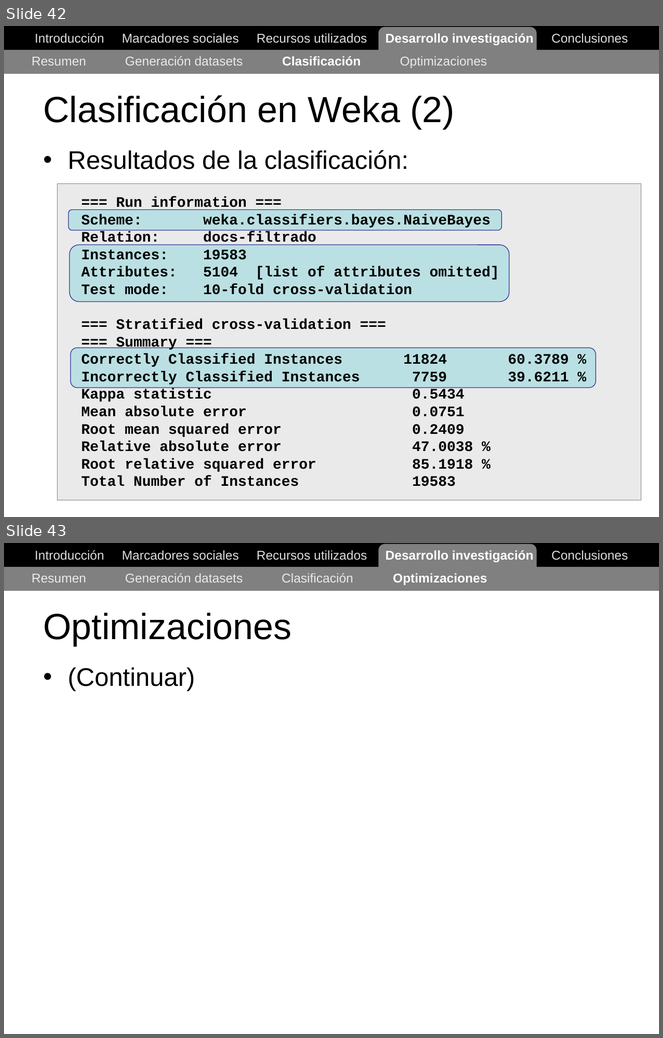
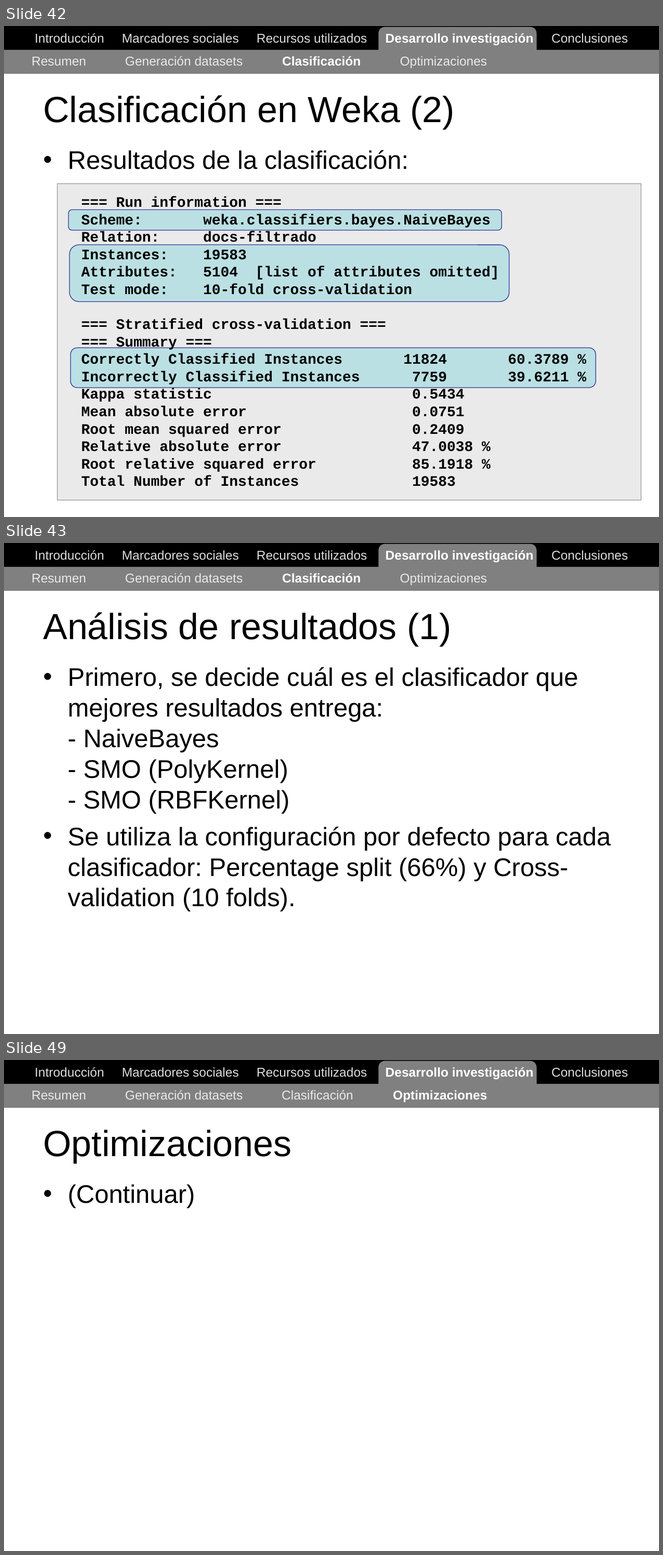
Before and after one commit to ak907kenai/nicotournetesis, a slide deck: docs_trunk/Nicolás Tourné - Presentación Tesis (v1).ppt. Shown one above the other, each under a label of ours: slides 42 and 43 before the commit, slides 42, 43 and 49 after it; the slides between them are not shown. The pictures are 663x1038 and 663x1555 pixels, drawn with LibreOffice and Linux fonts; fonts in the diff are those of the drawing. Boxes give left, top, right and bottom in pixels: in the first picture for what was removed or moved away, otherwise in the second. Text is boxed around its words. In the diff, an @@ line names an element or a change of style, - is before the commit and + after.

```diff
--- a/docs_trunk/Nicolás Tourné - Presentación Tesis (v1).ppt
+++ b/docs_trunk/Nicolás Tourné - Presentación Tesis (v1).ppt
@@ slide 43 added at [4,543,659,1034], background #FFFFFF @@
@@ rectangle added at [4,543,659,566], fill #000000, outline #000000 0.74 pt @@
@@ text added at [35,550,628,562], 14 pt, text #DDDDDD @@
+Introducción Marcadores sociales Recursos utilizados Desarrollo investigación Conclusiones
@@ rounded rectangle added at [379,544,536,583], fill #808080 @@
@@ rectangle added at [4,566,659,590], fill #808080 @@
@@ text added at [32,573,488,585], 14 pt, text #EAEAEA @@
+Resumen Generación datasets Clasificación Optimizaciones
@@ title added at [43,612,452,646], 40 pt, text #000000 @@
+Análisis de resultados (1)
@@ text added at [68,667,611,912], 28 pt, text #000000 @@
+• Primero, se decide cuál es el clasificador que mejores resultados entrega:
+  - NaiveBayes
+  - SMO (PolyKernel)
+  - SMO (RBFKernel)
+• Se utiliza la configuración por defecto para cada clasificador: Percentage split (66%) y Cross-validation (10 folds).
@@ what was slide 43 is now slide 49 @@
```
Also in this commit, not shown: 5 other slides added, 1 other file.
